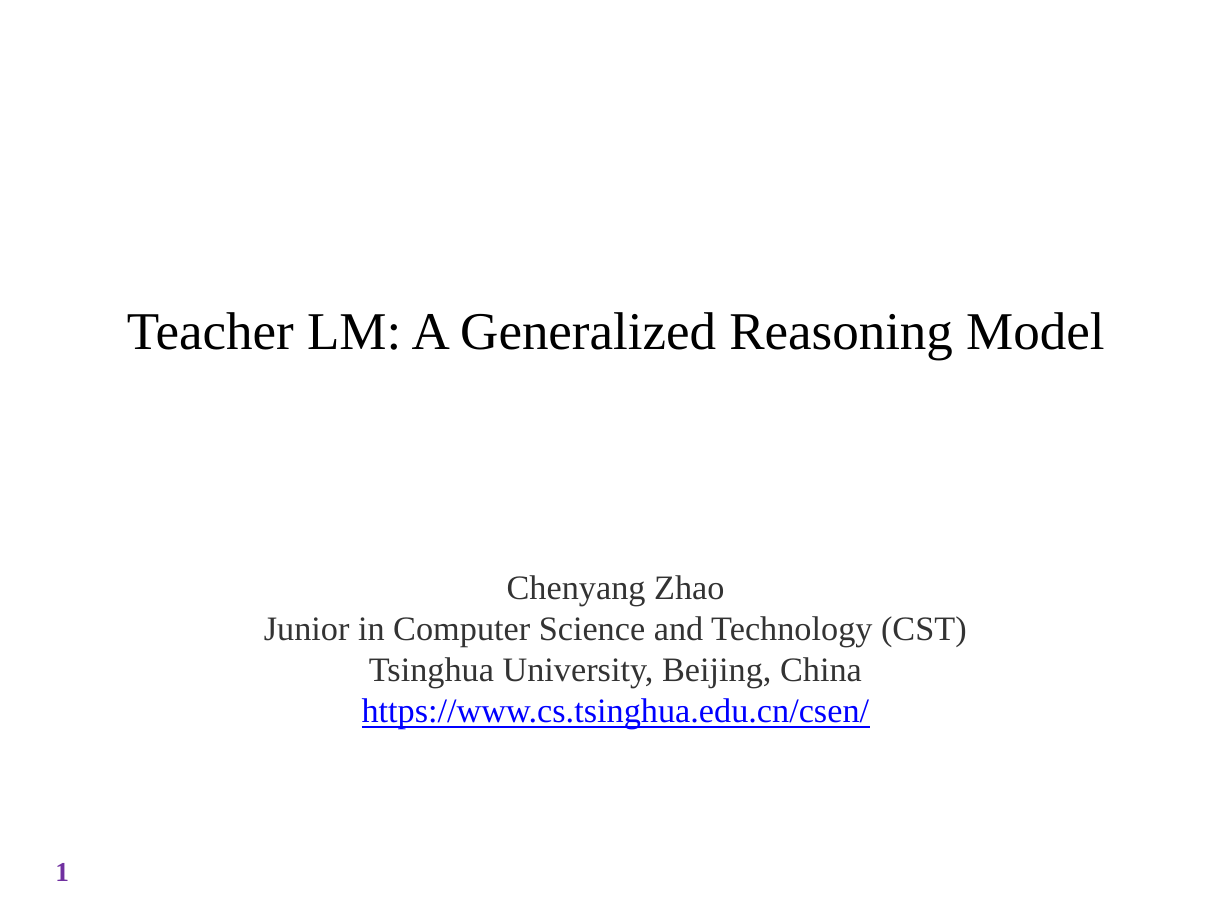
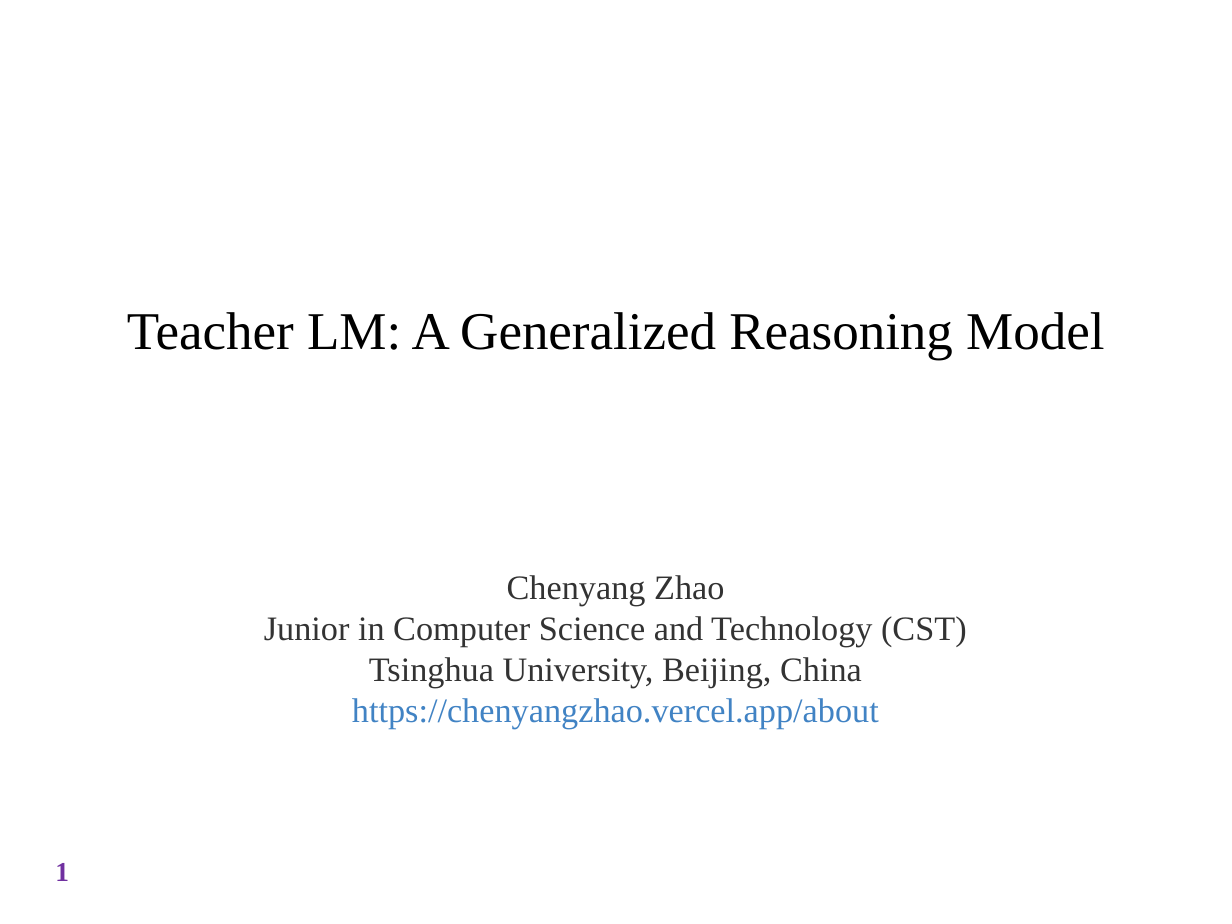
Before and after one commit to zhaochenyang20/ivue_wallpaper, a slide deck: slide 1 of self-info/Teacher LM English.pptx. Drawn at 1232x924 pixels with LibreOffice and Linux fonts; fonts in the diff are those of the drawing; background and template pictures are left out. Boxes give left, top, right and bottom in pixels: in the first picture for what was removed or moved away, otherwise in the second. Text is boxed around its words. In the diff, an @@ line names an element or a change of style, - is before the commit and + after.

```diff
--- a/self-info/Teacher LM English.pptx
+++ b/self-info/Teacher LM English.pptx
@@ text at <box>352,698,879,729</box>: text changed; text colour #0000FF to #4183C4 @@
-https://www.cs.tsinghua.edu.cn/csen/
+https://chenyangzhao.vercel.app/about
```
Also in this commit, not shown: 11 other files.
